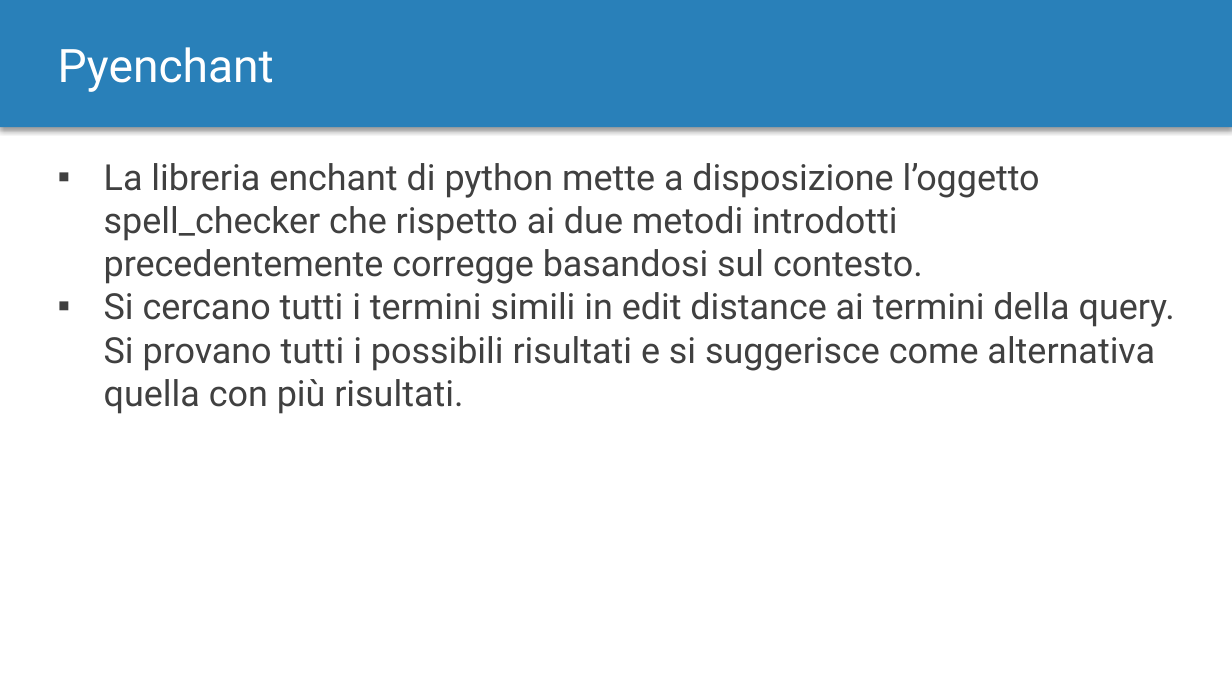
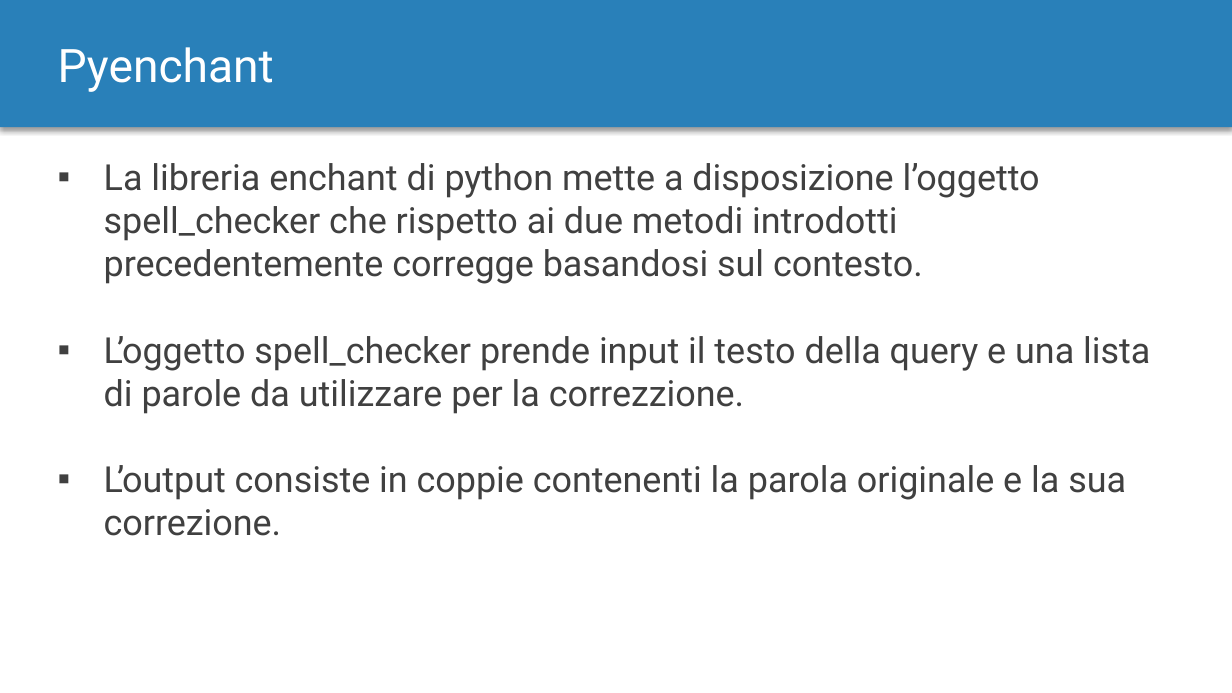
Before and after one commit to MurgoloMichele/GAvI, a slide deck: slide 18 of doc/Progetto.pptx. Drawn at 1232x693 pixels with LibreOffice and Linux fonts; fonts in the diff are those of the drawing. Boxes give left, top, right and bottom in pixels: in the first picture for what was removed or moved away, otherwise in the second. Text is boxed around its words. In the diff, an @@ line names an element or a change of style, - is before the commit and + after.

```diff
--- a/doc/Progetto.pptx
+++ b/doc/Progetto.pptx
@@ text at [104,336,1150,536]: text changed @@
-▪ Si cercano tutti i termini simili in edit distance ai termini della query. Si provano tutti i possibili risultati e si suggerisce come alternativa quella con più risultati.
+▪ L’oggetto spell_checker prende input il testo della query e una lista di parole da utilizzare per la correzzione.
+▪ L’output consiste in coppie contenenti la parola originale e la sua correzione.
```
Also in this commit, not shown: 7 other slides changed, 2 slides added, 2 slides removed.
